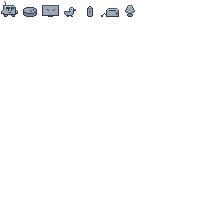
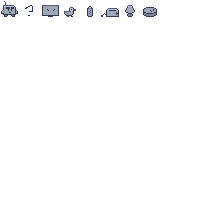
The second (200, 200) image is a revision of the first. Changes to its layers:
painted on "Background" over left=23, top=5, right=157, bottom=17
